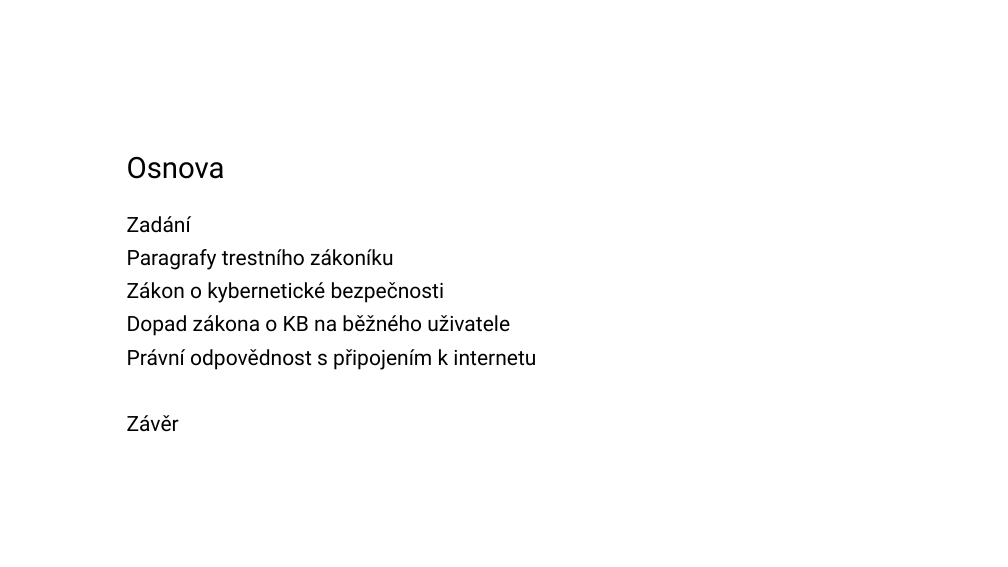
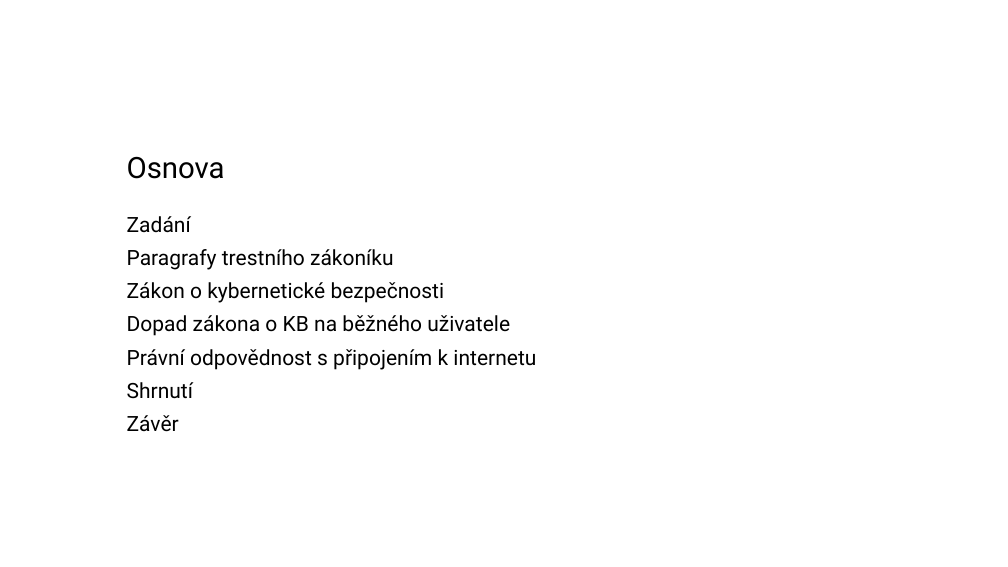
Before and after one commit to zimice/pr2_it_use, a slide deck: slide 2 of Kochanek_projekt_II_it_use_liability.pptx. Drawn at 1008x567 pixels with LibreOffice and Linux fonts; fonts in the diff are those of the drawing; background and template pictures are left out. Boxes give left, top, right and bottom in pixels: in the first picture for what was removed or moved away, otherwise in the second. Text is boxed around its words. In the diff, an @@ line names an element or a change of style, - is before the commit and + after.

```diff
--- a/Kochanek_projekt_II_it_use_liability.pptx
+++ b/Kochanek_projekt_II_it_use_liability.pptx
@@ text at <box>127,382,194,399</box>: paragraph added @@
+Shrnutí
```
Also in this commit, not shown: 1 other slide changed, 1 slide added, 1 other file.
